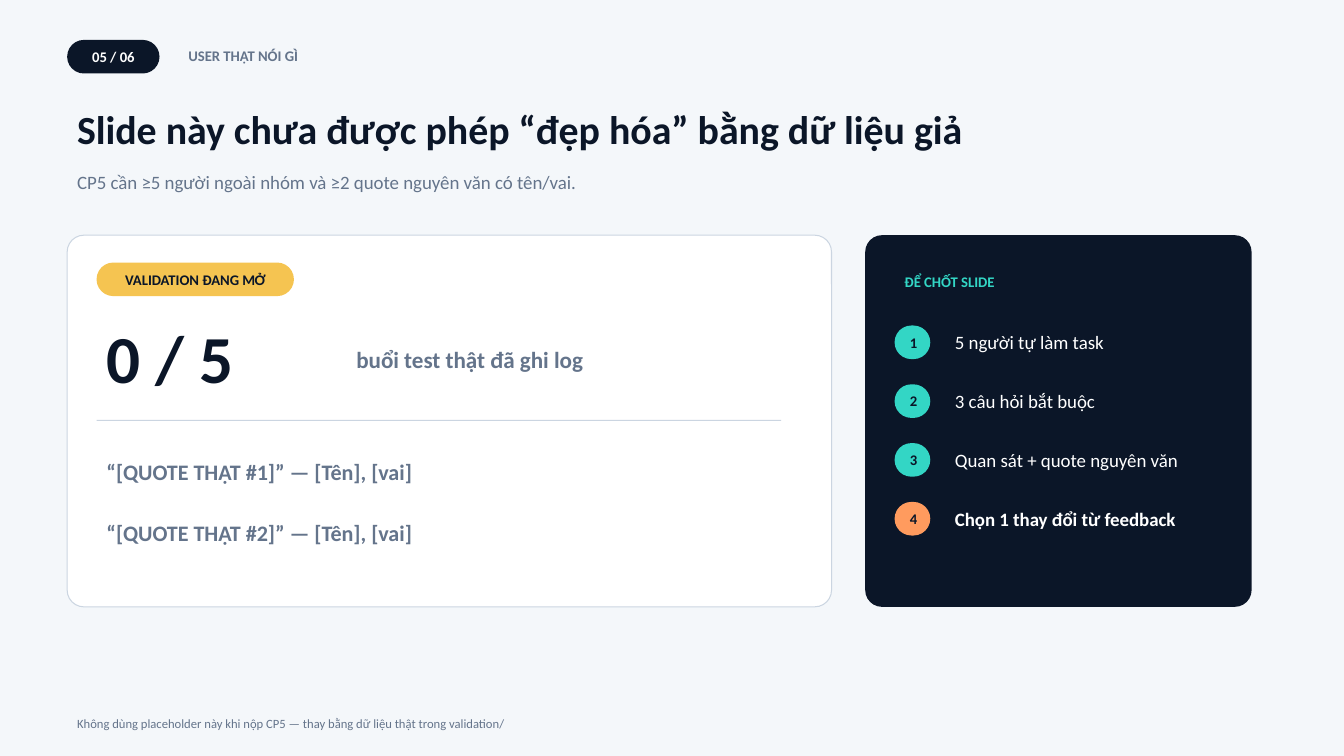
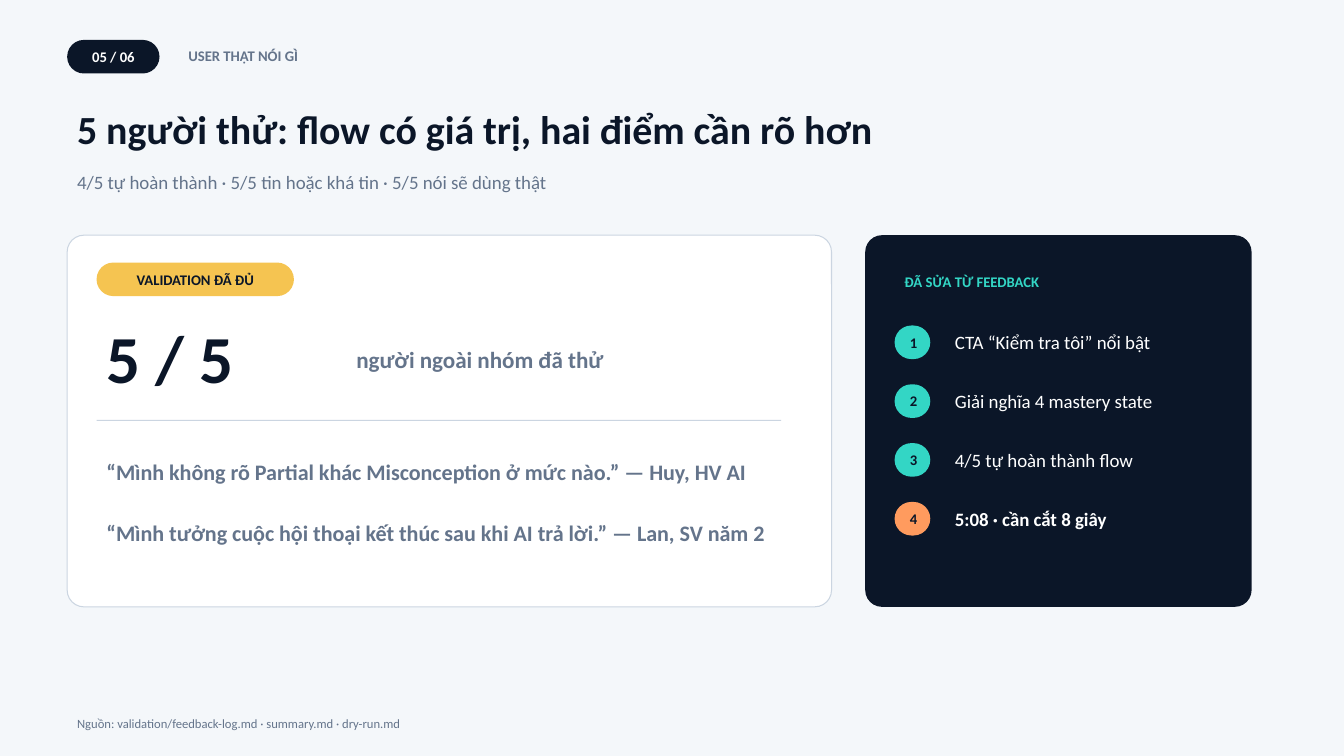
Before and after one commit to Anbt0106/AI-Product-Hackathon-D303, a slide deck: slide 5 of demo-slides.pptx. Drawn at 1344x756 pixels with LibreOffice and Linux fonts; fonts in the diff are those of the drawing. Boxes give left, top, right and bottom in pixels: in the first picture for what was removed or moved away, otherwise in the second. Text is boxed around its words. In the diff, an @@ line names an element or a change of style, - is before the commit and + after.

Commit message:
Complete CP5 validation and feedback updates

```diff
--- a/demo-slides.pptx
+++ b/demo-slides.pptx
@@ text at <box>77,112,872,151</box>: text changed @@
-Slide này chưa được phép “đẹp hóa” bằng dữ liệu giả
+5 người thử: flow có giá trị, hai điểm cần rõ hơn
@@ text at <box>77,176,546,192</box>: text changed @@
-CP5 cần ≥5 người ngoài nhóm và ≥2 quote nguyên văn có tên/vai.
+4/5 tự hoàn thành · 5/5 tin hoặc khá tin · 5/5 nói sẽ dùng thật
@@ text at <box>137,272,254,285</box>: text changed @@
-VALIDATION ĐANG MỞ
+VALIDATION ĐÃ ĐỦ
@@ text at <box>904,274,1040,287</box>: text changed @@
-ĐỂ CHỐT SLIDE
+ĐÃ SỬA TỪ FEEDBACK
@@ text at <box>107,339,234,384</box>: text changed @@
-0 / 5
+5 / 5
@@ text at <box>356,351,603,372</box>: text changed @@
-buổi test thật đã ghi log
+người ngoài nhóm đã thử
@@ text at <box>955,334,1150,352</box>: text changed @@
-5 người tự làm task
+CTA “Kiểm tra tôi” nổi bật
@@ text at <box>955,395,1152,412</box>: text changed @@
-3 câu hỏi bắt buộc
+Giải nghĩa 4 mastery state
@@ text at <box>106,464,746,484</box>: text changed @@
-“[QUOTE THẬT #1]” — [Tên], [vai]
+“Mình không rõ Partial khác Misconception ở mức nào.” — Huy, HV AI
@@ text at <box>955,454,1133,470</box>: text changed @@
-Quan sát + quote nguyên văn
+4/5 tự hoàn thành flow
@@ text at <box>106,524,764,545</box>: text changed @@
-“[QUOTE THẬT #2]” — [Tên], [vai]
+“Mình tưởng cuộc hội thoại kết thúc sau khi AI trả lời.” — Lan, SV năm 2
@@ text at <box>955,510,1106,530</box>: text changed @@
-Chọn 1 thay đổi từ feedback
+5:08 · cần cắt 8 giây
@@ text at <box>77,718,400,730</box>: text changed @@
-Không dùng placeholder này khi nộp CP5 — thay bằng dữ liệu thật trong validation/
+Nguồn: validation/feedback-log.md · summary.md · dry-run.md
```
Also in this commit, not shown: 18 other files.
